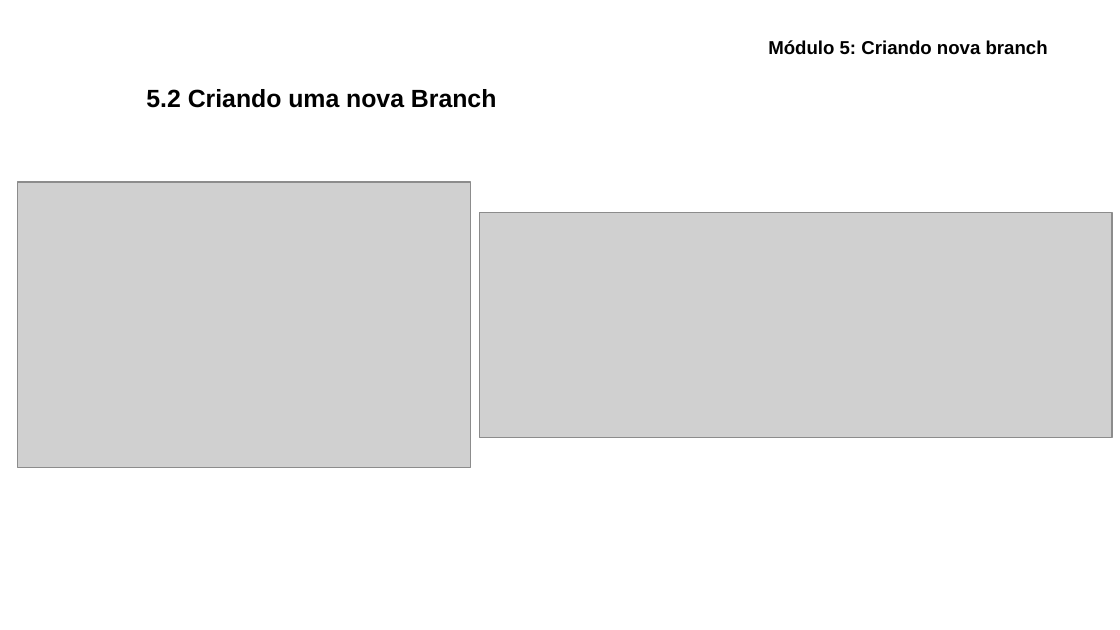
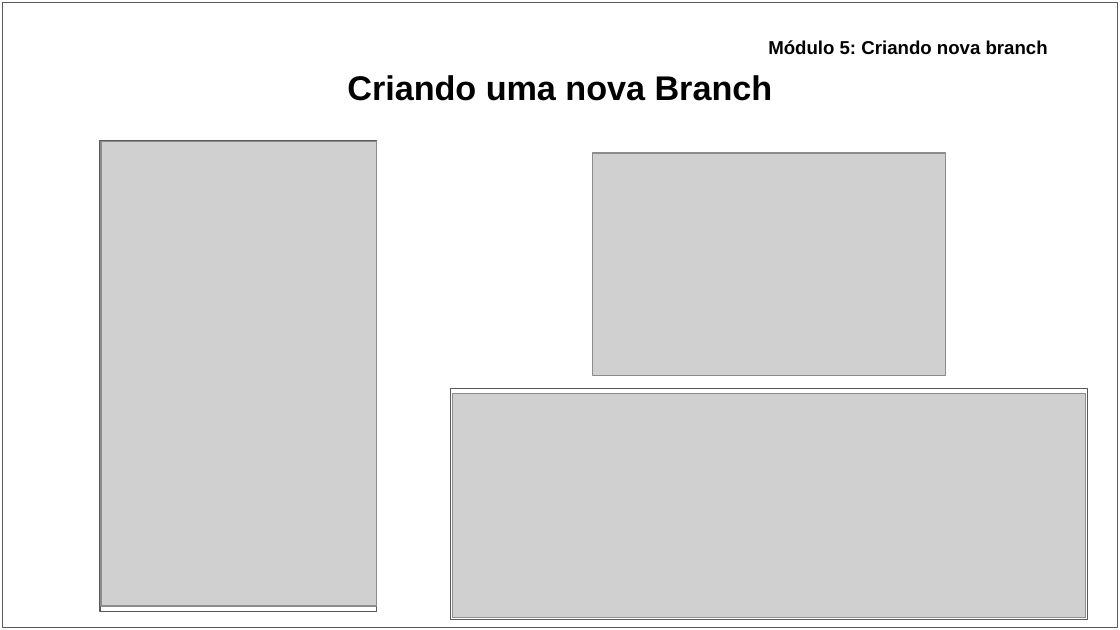
Before and after one commit to ryancunha13/Curso-Git-04, a slide deck: slide 23 of Materiais didáticos/Apresentação - Curso de Git_GitHub.pptx (slide 22 before the commit). Drawn at 1120x630 pixels with LibreOffice and Linux fonts; fonts in the diff are those of the drawing; grey boxes stand for pictures. Boxes give left, top, right and bottom in pixels: in the first picture for what was removed or moved away, otherwise in the second. Text is boxed around its words. In the diff, an @@ line names an element or a change of style, - is before the commit and + after.

```diff
--- a/Materiais didáticos/Apresentação - Curso de Git_GitHub.pptx
+++ b/Materiais didáticos/Apresentação - Curso de Git_GitHub.pptx
@@ rectangle added at bbox=[2, 2, 1118, 627], fill #FFFFFF, outline #595959 0.75 pt @@
@@ title at bbox=[347, 75, 773, 101]: text changed; size 16 to 22 pt @@
-5.2 Criando uma nova Branch
+Criando uma nova Branch
@@ rectangle added at bbox=[100, 141, 376, 612], fill #FFFFFF, outline #595959 0.75 pt @@
@@ picture added at bbox=[101, 141, 376, 606] @@
@@ picture: place and size @@
-picture at bbox=[18, 181, 472, 467]
+picture at bbox=[592, 153, 945, 375]
@@ rectangle added at bbox=[450, 389, 1088, 619], fill #FFFFFF, outline #595959 0.75 pt @@
@@ picture: place and size @@
-picture at bbox=[479, 213, 1112, 438]
+picture at bbox=[452, 393, 1085, 618]
```
Also in this commit, not shown: 38 other slides changed, 9 slides added, 3 other files.
